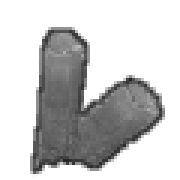
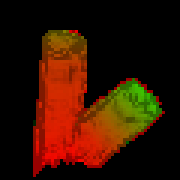
Two versions of the same layered image (180x180). Layer-by-layer changes:
hid "outline" over (30, 27, 165, 174)
hid "Pasted Layer" over (33, 30, 165, 177)
added layer "mask-reflection" above "mask-COLOR-1" over (33, 30, 165, 177)
added layer "mask-COLOR-1" above "mask-COLOR-2" over (33, 30, 162, 165)
added layer "mask-COLOR-2" above "mask-BG" over (33, 30, 165, 177)
added layer "mask-BG" over (0, 0, 180, 180)
